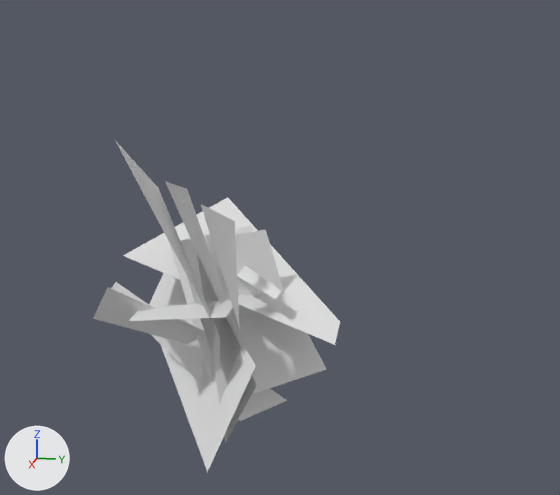
What one commit did to the glTF model assets/models/particles3.glb.
One viewpoint serves both versions: a 50 mm lens placed at (0.441, -0.963, 0.58), pointed at (-0.01, -1.053, 0.467). Lighting does not change. The marker at lower left points along +X, +Y and +Z. Where no turn or scale is listed for an object, it has been applied to the vertices.
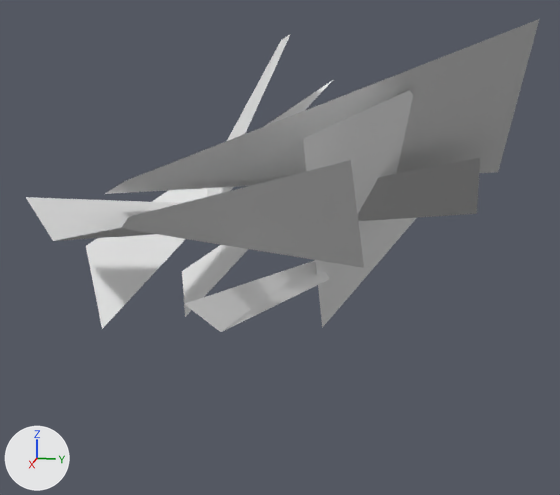
Location of each change, (x1, y1, x2, y2) in pixels of the pictures (560 x 495 px):
'Plane.010', moved, turned, rescaled: before (115, 140, 220, 375); after (105, 19, 539, 194)
'Plane.001', moved, turned, rescaled: before (123, 197, 340, 345); after (303, 90, 416, 328)
'Plane.004', moved, turned, rescaled: before (201, 204, 240, 331); after (122, 160, 364, 268)
'Plane.002', moved, turned, rescaled: before (165, 181, 257, 443); after (26, 158, 480, 241)
'Plane.009', moved, turned, rescaled: before (111, 282, 287, 421); after (86, 80, 334, 329)
'Plane.011', deleted: before (169, 226, 327, 394)
'Plane', deleted: before (149, 273, 256, 472)
'Plane.008', moved, turned, rescaled: before (237, 265, 282, 299); after (185, 261, 330, 332)
'Plane.007', moved, turned, rescaled: before (93, 287, 206, 344); after (207, 35, 290, 196)
'Plane.005', deleted: before (235, 230, 283, 313)
'Plane.006', deleted: before (129, 300, 233, 321)
'Plane.003', unchanged, uncovered by the edit: before (171, 305, 187, 322); after (182, 245, 248, 317)

What the commit changed:
Object 'Plane' (ob_plane) is deleted.
Object 'Plane.001' (ob_plane_001) moves from (0.0323, -1.0979, 0.4224) to (0.0779, -1.0386, 0.4552).
Object 'Plane.001' (ob_plane_001) turns from (18, -27, 59) to (131, -48, -89) degrees about x, y and z.
Object 'Plane.001' (ob_plane_001) is rescaled from (0.209, 0.209, 0.209) to (0.154, 0.354, 0.354).
Object 'Plane.002' (ob_plane_002) moves from (-0.0199, -1.0947, 0.403) to (-0.0555, -1.0847, 0.4478).
Object 'Plane.002' (ob_plane_002) turns from (61, 27, -18) to (17, -45, -82) degrees about x, y and z.
Object 'Plane.002' (ob_plane_002) is rescaled from (0.209, 0.209, 0.209) to (0.354, 0.354, 0.354).
Object 'Plane.004' (ob_plane_004) moves from (0.0169, -1.0628, 0.4483) to (0.0539, -1.0623, 0.4611).
Object 'Plane.004' (ob_plane_004) turns from (61, 51, -47) to (60, -31, -120) degrees about x, y and z.
Object 'Plane.004' (ob_plane_004) is rescaled from (0.0986, 0.0986, 0.0986) to (0.167, 0.167, 0.167).
Object 'Plane.005' (ob_plane_005) is deleted.
Object 'Plane.006' (ob_plane_006) is deleted.
Object 'Plane.007' (ob_plane_007) moves from (0.0399, -1.1097, 0.4413) to (0.0203, -1.0699, 0.5432).
Object 'Plane.007' (ob_plane_007) turns from (-42, 13, 143) to (-107, 101, -3.9) degrees about x, y and z.
Object 'Plane.007' (ob_plane_007) is rescaled from (0.096, 0.0748, 0.0684) to (0.162, 0.126, 0.116).
Object 'Plane.008' (ob_plane_008) moves from (0.0284, -1.0791, 0.4391) to (0.0398, -1.0774, 0.492).
Object 'Plane.008' (ob_plane_008) turns from (17, -30, 59) to (-58, 10, 1.6) degrees about x, y and z.
Object 'Plane.008' (ob_plane_008) is rescaled from (0.0855, 0.0955, 0.0553) to (0.145, 0.162, 0.0935).
Object 'Plane.009' (ob_plane_009) moves from (0.0149, -1.0677, 0.4382) to (0.038, -1.0731, 0.4624).
Object 'Plane.009' (ob_plane_009) turns from (-52, 42, 160) to (-96, 132, 28) degrees about x, y and z.
Object 'Plane.009' (ob_plane_009) is rescaled from (0.155, 0.17, 0.187) to (0.262, 0.287, 0.316).
Object 'Plane.010' (ob_plane_010) moves from (-0.0038, -1.0944, 0.4413) to (-0.0064, -1.0425, 0.475).
Object 'Plane.010' (ob_plane_010) turns from (71, 46, -29) to (50, -34, -106) degrees about x, y and z.
Object 'Plane.010' (ob_plane_010) is rescaled from (0.146, 0.157, 0.204) to (0.247, 0.266, 0.345).
Object 'Plane.011' (ob_plane_011) is deleted.
